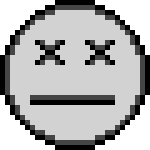
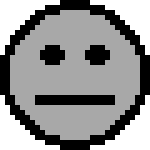
Layer changes from the first w=150, h=150 image to the second:
renamed "Pasted Layer" to "Layer #1", showed it, moved it above "eyes", painted on it over [5, 0, 145, 150]
renamed "Layer" to "eyes", hid it, painted on it over [5, 0, 145, 150]
added layer "Layer" above "Layer copy #2" over [35, 95, 115, 100]
added layer "Layer copy #4" above "Layer copy #3" over [5, 0, 145, 150]
